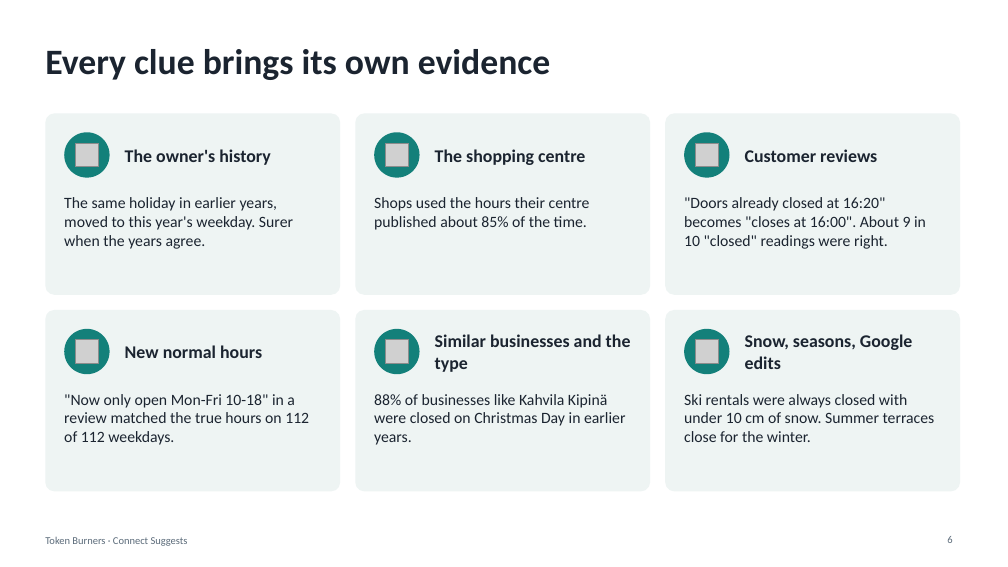
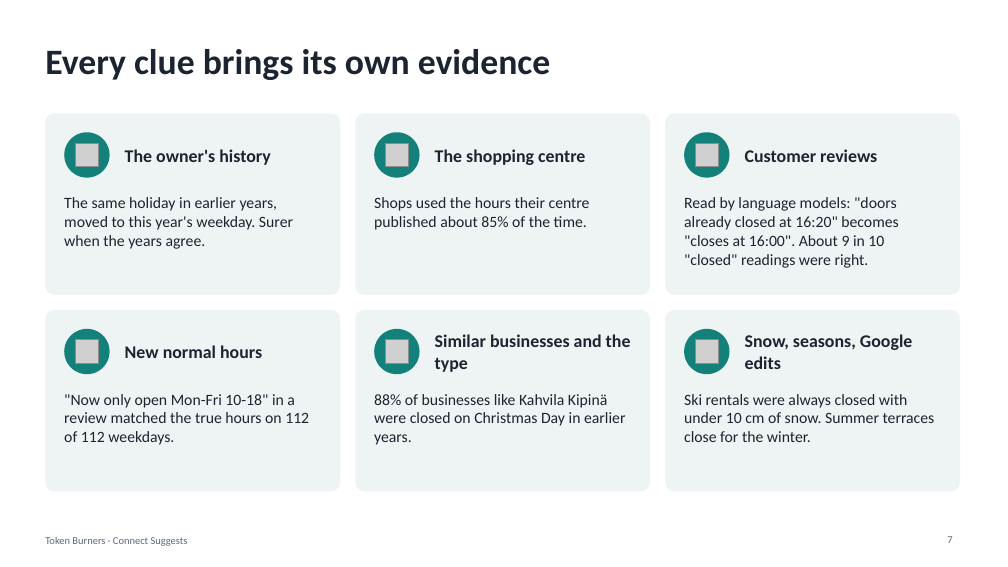
Before and after one commit to ptchtrns/fonecta-since-ai, a slide deck: slide 7 of docs/token-burners-connect-suggests.pptx (slide 6 before the commit). Drawn at 1008x567 pixels with LibreOffice and Linux fonts; fonts in the diff are those of the drawing; grey boxes stand for pictures. Boxes give left, top, right and bottom in pixels: in the first picture for what was removed or moved away, otherwise in the second. Text is boxed around its words. In the diff, an @@ line names an element or a change of style, - is before the commit and + after.

```diff
--- a/docs/token-burners-connect-suggests.pptx
+++ b/docs/token-burners-connect-suggests.pptx
@@ text at (684,197,898,268): text changed @@
-"Doors already closed at 16:20" becomes "closes at 16:00". About 9 in 10 "closed" readings were right.
+Read by language models: "doors already closed at 16:20" becomes "closes at 16:00". About 9 in 10 "closed" readings were right.
@@ page number at (947,536,952,543): text changed @@
-6
+7
```
Also in this commit, not shown: 1 other slide changed, 2 slides added, 2 slides removed, 3 other files.
